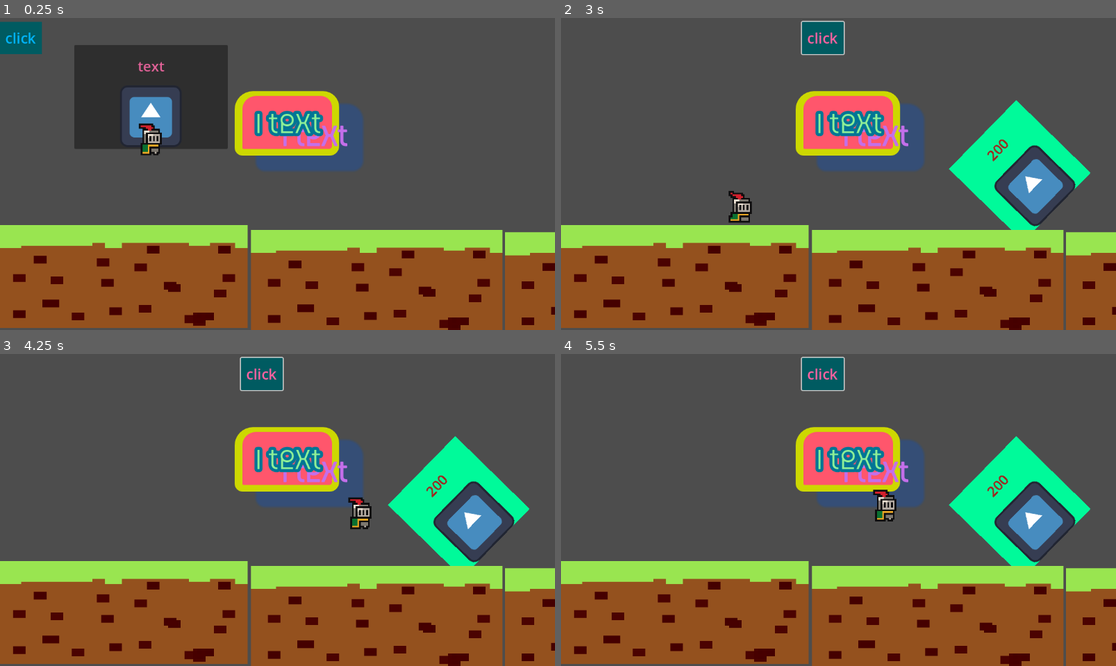
Above: before the commit, frames 1-4 (two rows, left to right).
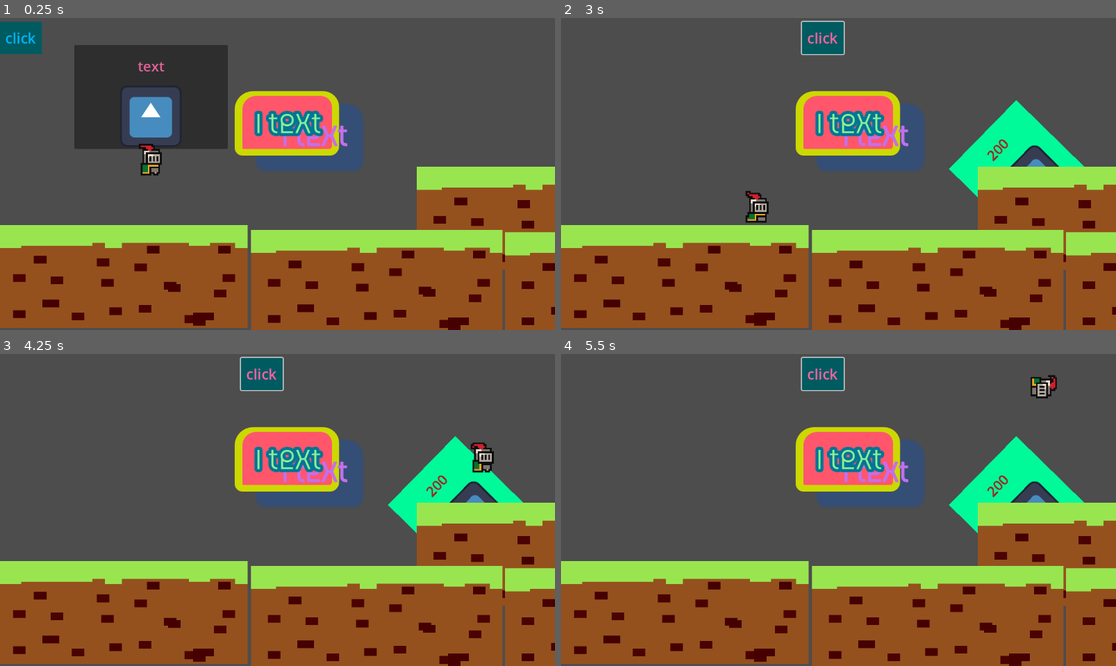
Above: after the commit, the same moments.

Repository: andreyka101/maxim_godot
Game: Godot game, scene res://level_1_2d.tscn
Two runs of this game, one before a commit and one after it. Both use one fixed random seed, a clock stepped at 60 frames per second and the inputs below. The engine's default icon, where the game draws it, is replaced by a stand-in: a white triangle on a blue panel in a dark square.
Inputs:
- Up to frame 1 (0.25 s): no input
- Up to frame 2 (3 s): click "text" at 0.5 s; click "200" at 1.25 s; click "click" at 2 s; hold Right (key_right) from 2.78 s (still down); hold T (key_teleport_t, bound only after the commit) from 2.78 s (still down)
- Up to frame 3 (4.25 s): keep holding Right (key_right); tap Space (key_up) at 3.02, 3.05, 3.32, 3.6, 3.77, 4.07 s; release T (key_teleport_t, bound only after the commit) at 3.53 s; tap T (key_teleport_t, bound only after the commit) at 3.8 s
- Up to frame 4 (5.5 s): release Right (key_right) at 4.28 s; hold A (key_left) 4.28-5.03 s; hold T (key_teleport_t, bound only after the commit) 4.28-5.03 s; tap Space (key_up) at 4.55, 5.27 s; hold Right (key_right) from 5.03 s (still down); tap T (key_teleport_t, bound only after the commit) at 5.1 s

The runs differ from the first frame. In frame 1, 5.7% of the frame differs, in the area x 24-100%, y 33-81%; in frame 2, 5.8%; in frame 3, 5.8%, in the area x 62-100%, y 28-81%; in frame 4, 5.8%.

Commit message:
уауауааууа

Diff:
--- a/button_2.gd
+++ b/button_2.gd
@@ -24,8 +24,8 @@
 
 	# два способа изменить цвет текста
 	#add_theme_color_override("font_color" , "#A2231D")
-	set("theme_override_colors/font_color" , "#A2231D")
-	set("theme_override_colors/font_focus_color" , "#FFFF00")
+	set("theme_override_colors/font_color" , "A2231D")
+	set("theme_override_colors/font_focus_color" , "FFFF00")
 
 	# меняем style
 	var style_box = StyleBoxFlat.new()
--- a/level_1_2d.tscn
+++ b/level_1_2d.tscn
@@ -85,6 +85,9 @@
 vertical_icon_alignment = 2
 script = ExtResource("4_0kg43")
 
+[node name="earth2D7" parent="." instance=ExtResource("2_ffof0")]
+position = Vector2(1126, 416)
+
 [node name="earth2D" parent="." instance=ExtResource("2_ffof0")]
 position = Vector2(253, 537)
 
--- a/player_2d.gd
+++ b/player_2d.gd
@@ -4,18 +4,18 @@
 
 
 # @onready - создаёт переменную только после прогрузки узла
-@onready var sprite = get_node("AnimatedSprite2D")
+@onready var sprite :AnimatedSprite2D  = get_node("AnimatedSprite2D")
 
 
+var num_jump = 0
 
 
 
 # метод _process - вызывается с каждым тактом процессора нужна для вычисления чего либо
 #func _process(delta: float) -> void:
 
-	## position - переменная координат
 	#if(position.y < 450):
-		## гравитация
+		# гравитация
 		#position.y += 10
 
 
@@ -24,28 +24,51 @@
 # метод _physics_process - вызывается с каждым кадром нужна для расчета физики
 func _physics_process(delta: float) -> void:
 
-	## Input.is_action_pressed - обрабатывает зажатие клавиш
+	# Input.is_action_pressed - обрабатывает зажатие клавиш
 	#print(Input.is_action_pressedadad("key_right"))
 
-	## Input.is_action_just_pressed - обрабатывает клик клавиш
+	# Input.is_action_just_pressed - обрабатывает клик клавиш
 	#print(Input.is_action_just_pressed("key_right"))
 
 
-	## движение игрока влево или право
+	# движение игрока влево или право
 	if(Input.is_action_pressed("key_right")):
-		self.position.x += 300 * delta
+		self.position.x += 400 * delta
+		# переворачиваем спрайт
+		sprite.flip_h = false
+	elif(Input.is_action_pressed("key_left")):
+		position.x -= 400 * delta
+		# переворачиваем спрайт
+		sprite.flip_h = true
 
-	if(Input.is_action_pressed("key_left")):
-		position.x -= 300 * delta
+	# анимируем движение игрока
+	if(Input.is_action_pressed("key_right")and num_jump == 0):
+		sprite.play("run")
+	elif(Input.is_action_pressed("key_left")and num_jump == 0):
+		sprite.play("run")
+	elif(num_jump == 0):
+		sprite.play("idel")
+
+
 
 	# прыжок игрока
-	if(Input.is_action_pressed("key_up") and is_on_floor()):
+	if(num_jump != 0):
+		position.y -= num_jump * delta
+		num_jump -= 10
+		sprite.play("jump")
+	# запуск прыжок
+	if(Input.is_action_just_pressed("key_up") and is_on_floor()):
+		num_jump = 800
+
+
+
+	# пример работы position и velocity
+	if(Input.is_action_pressed("key_teleport_t")):
 		# position - меняет координаты в следующий кадр
-		#position.y -= 10000 * delta
+		# position.x = 75
 
-		# velocit - плавно переносит к координатам
-		velocity.y -= 30000 * delta
-
+		# velocity - постоянная скорость объекта
+		velocity.x = 75
 
 
 
@@ -54,13 +77,14 @@
 	#print(not is_on_floor())
 
 
-#	# постоянная гравитация
+
+	# постоянная гравитация
 	#velocity.y += 1000 * delta
 
+	# включаем гравитацию если игрок не стоит на земле
+	if(not is_on_floor()):
+		position.y += 300 * delta
 
-#	# включаем гравитацию если игрок не стоит на земле
-	if(not is_on_floor()):
-		velocity.y += 1000 * delta
 
 
 	# move_and_slide() - обязательная функция нужна для скольжения тел друг о друга
--- a/player_2d.tscn
+++ b/player_2d.tscn
@@ -229,7 +229,7 @@
 "duration": 1.0,
 "texture": SubResource("AtlasTexture_4l6kn")
 }],
-"loop": true,
+"loop": false,
 "name": &"jump",
 "speed": 13.0
 }, {
@@ -299,6 +299,7 @@
 position = Vector2(4, -10)
 scale = Vector2(3.65625, 3.65625)
 sprite_frames = SubResource("SpriteFrames_tgady")
-animation = &"run"
+animation = &"jump"
 autoplay = "idel"
-frame_progress = 0.0246042
+frame = 7
+frame_progress = 1.0
--- a/project.godot
+++ b/project.godot
@@ -67,6 +67,11 @@
 , Object(InputEventKey,"resource_local_to_scene":false,"resource_name":"","device":-1,"window_id":0,"alt_pressed":false …(186 unchanged characters)…
 ]
 }
+key_teleport_t={
+"deadzone": 0.5,
+"events": [Object(InputEventKey,"resource_local_to_scene":false,"resource_name":"","device":-1,"window_id":0,"alt_pressed":false,"shift_pressed":false,"ctrl_pressed":false,"meta_pressed":false,"pressed":false,"keycode":0,"physical_keycode":84,"key_label":0,"unicode":116,"location":0,"echo":false,"script":null)
+]
+}
 
 [rendering]
 
